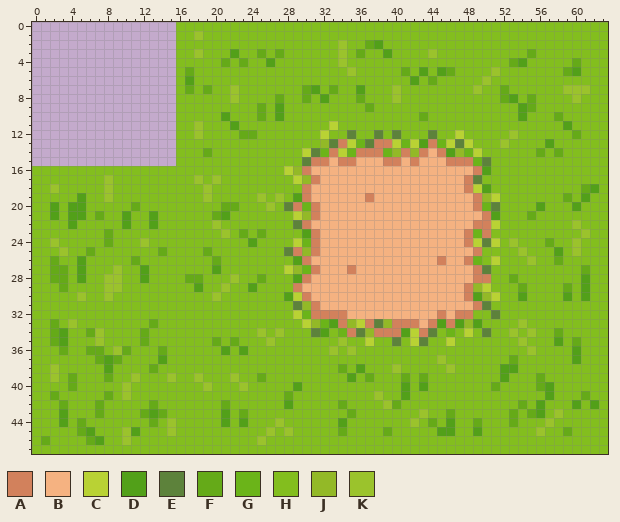
One commit to this pixel-art sprite: Delivery driver assets/grasstileset.png. The picture above is the old version.
The file is 64x48 pixels. Colours within 5 levels of each other are drawn and written as one.
Palette (. is transparent): A #d2815c  B #f5b281  C #b9d234  D #52a019  E #5d823b  F #65aa18  G #6bb419  H #83be1e  J #93b927  K #9bc32c
The result:
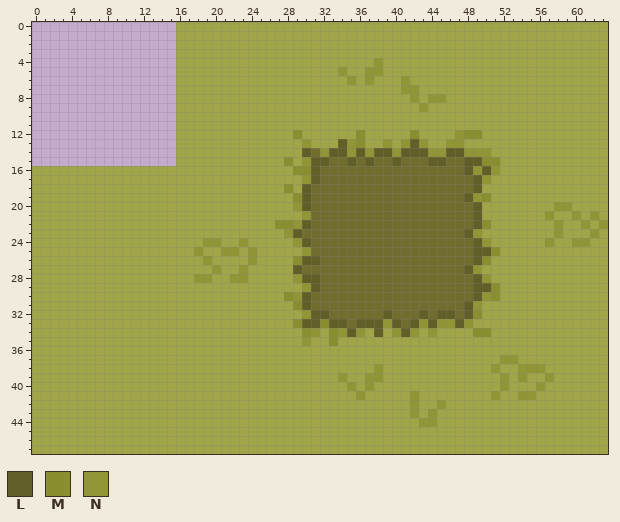
Colours new in this view: L #625e27  M #898f2f  N #909635
What changed:
colour B: #f5b281 -> #716d2f
colour H: #83be1e -> #a0a548
Changed rows in their new state; - is a pixel that keeps its letter.
first column x 1:
 1 -----------------H---------------------------------------------
 2 ---------------------------------H--HH-------------------------
 3 -----------------H---H--H-H------H-H--H----H----------H--------
 4 --------------------H-H--H-------H---N--------------HH-----H---
 5 ----------------H----------------NH-NN--H-H-HH----H-------HH---
 6 ----------------H-----------------N-N---NH-H-----H-------------
 7 ----------------H-H--H-------HH-H--H---HNN------H--H------HHH--
 8 ---------------------H----H--H-H---H---H-N-NN------HH-H----H---
 9 ------------------------H-H---------H-----N----------HH--------
10 --------------------H---H-H---------------H----------H---H-----
11 -----------------H---H----------H-------------------------H----
12 -----------------H----HH----M--H--HM-H-H-M-H--NMM---H------H---
13 -----------------------------N-HHLNMHHNHNLNHHNNH---H----H------
14 ------------------H----------LBNLLNLNLLNLLLNNLLNNN-----H-H-----
15 ---------------------------M-NLL-BL-L-BL-B-LLBBLLMM------------
16 ---------------------------HMML----------------LNLN------------
17 -------H---------H-H--------HNL----------------BLN-------------
18 -H-----H----------H--------M-L-----------------BLH----------HH-
19 ----H--H----------H-----H-H-ML------B----------LNMH-------H-H--
20 -H-HH-----H---------HH---H-HNLB-----------------LHH----H-NNH---
21 -H-HH-H--H--H------HH-------HNB-----------------LHH---H-N--N-N-
22 ---H-----H--H------H------MMNL------------------LMH------N-HN-N
23 -------H------------H-H-H--NLBB----------------LNH-------N--HN-
24 -H-----H---H------NN--NH----NLB----------------BLNH-H---N--NN--
25 --H--H-------H---NH-NN-N---HHNB-----------------LLM--H---H-H---
26 -H--H-----H-------NH---N----MLL-------------B--BLMH---H--H-----
27 -HH-H---H--H-------N--N----HLBB---B------------LNH----------H--
28 -HH-H--HH--H----HNN--NN-H---NLL-----------------LN--H-------H--
29 --H----HH--------H--H--H----HNL----------------BLLM--H----H-H--
30 ----H--H-----------H-------MNL-----------------BLNM--H----H-H--
31 ----------------------------MLB----------------LNH-------------
32 ----------------------------HNLLBB----L---L-LLBLM-H------------
33 -H-H--------H---------------MLLMLLBLLLNLBLNLNNLNH----H---------
34 -HH--HH----H------------H-H--MNHMNLNHLHNLNHN-H-HMM--H-H--H-----
35 -HH---H----H-------H-H---H---N--MH--H--H-HH--H-------H---H-H---
36 --H--HH-HH---H------H-H---------H-H-------------------H----H---
37 ------HHH----H------------------------------H------NN------H---
38 -H-----H----H--------------------H-H-N-H-----H----NHHNNN-------
39 -H-H---H--H---H--H---H--H--------NH-NN--H-H--------N-N-HN------
40 ---H-----H--------H---H-----H-----N-N---H-H-------HN---NH------
41 -H-----H-H-----------------H-------N-H--HN--------N--NN-H---H--
42 --H---H-----H-------H------H-----H----HH-N--N--------H-H---H-H-
43 --H---H----HHH------H-H-----------H------NHN-H------H-HH-H-----
44 --H-H-------H-H-----H-H---H------H-------HNN-H--H---H---H------
45 ----HH---HH---H----------H-H-----H----H-----HH--H------H--H----
46 H----HH--H--------------H--------------------------------------
Boxes around the changes in both pictures, in picture pixels (x1, y1, x2, y2):
changed: (32, 22, 608, 454)
